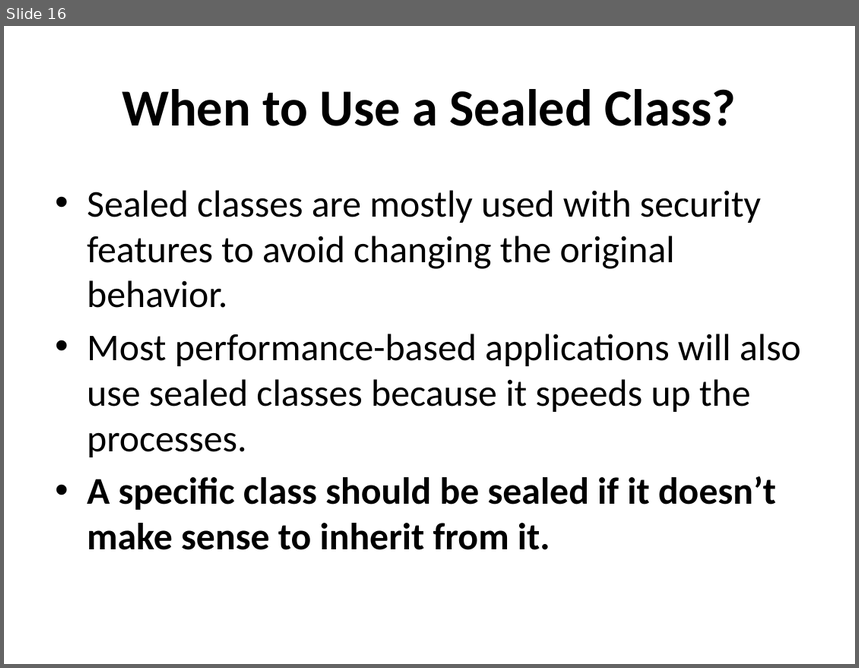
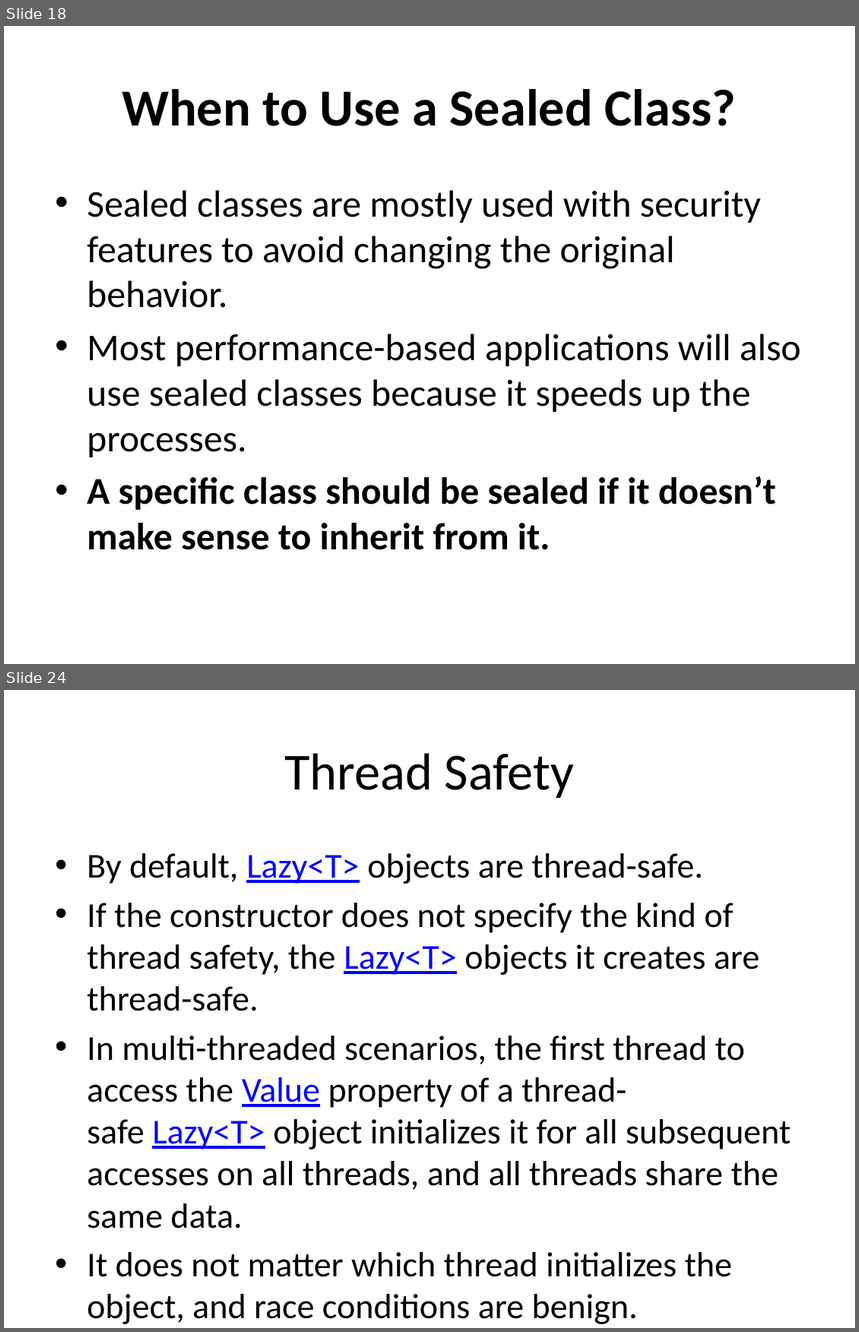
Before and after one commit to vantale/SOLID.DesignPatterns, a slide deck: SOLID.DesignPatterns/Singleton/Sealed/Boosting Performance with Sealed Classes.pptx. Shown one above the other, each under a label of ours: slide 16 before the commit, slides 18 and 24 after it; the slides between them are not shown. The pictures are 859x668 and 859x1332 pixels, drawn with LibreOffice and Linux fonts; fonts in the diff are those of the drawing. Boxes give left, top, right and bottom in pixels: in the first picture for what was removed or moved away, otherwise in the second. Text is boxed around its words. In the diff, an @@ line names an element or a change of style, - is before the commit and + after.

Commit message:
Added LazySingleton

```diff
--- a/SOLID.DesignPatterns/Singleton/Sealed/Boosting Performance with Sealed Classes.pptx
+++ b/SOLID.DesignPatterns/Singleton/Sealed/Boosting Performance with Sealed Classes.pptx
@@ slide 24 added at (x1=4, y1=690, x2=855, y2=1328), background #FFFFFF @@
@@ title added at (x1=284, y1=753, x2=575, y2=798), 44 pt, text #000000 @@
+Thread Safety
@@ text added at (x1=87, y1=853, x2=791, y2=1325), 29.6 pt, text #000000 @@
+• By default, Lazy<T> objects are thread-safe.
+• If the constructor does not specify the kind of thread safety, the Lazy<T> objects it creates are thread-safe.
+• In multi-threaded scenarios, the first thread to access the Value property of a thread-safe Lazy<T> object initializes it for all subsequent accesses on all threads, and all threads share the same data.
+• It does not matter which thread initializes the object, and race conditions are benign.
@@ what was slide 16 is now slide 18 @@
```
Also in this commit, not shown: 1 slide changed, 9 other slides added, 2 slides removed, 2 other files.
